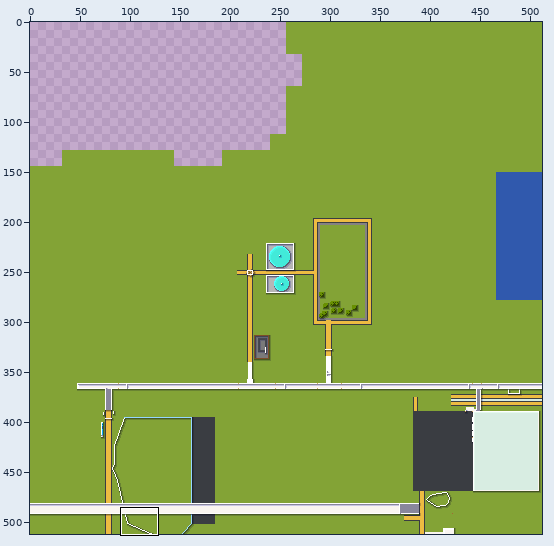
Edited in one commit: sprite sheet (tiles/-4,-2.png). Above, an overview of the earlier version with the close-up marked.
Close-up. Old version:
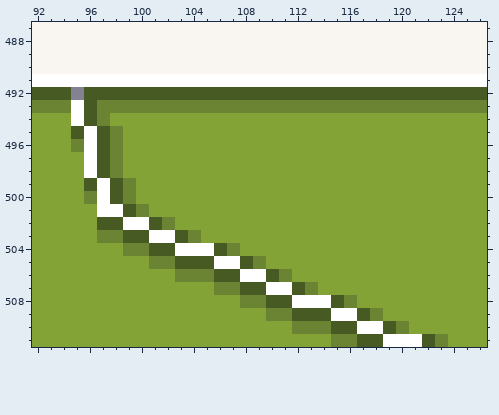
The file is 512x512 pixels. Colours within 5 levels of each other are drawn and written as one. Shown: x 92..126, y 487..511. The commit also changed other parts of the picture, which this record leaves out.
New version:
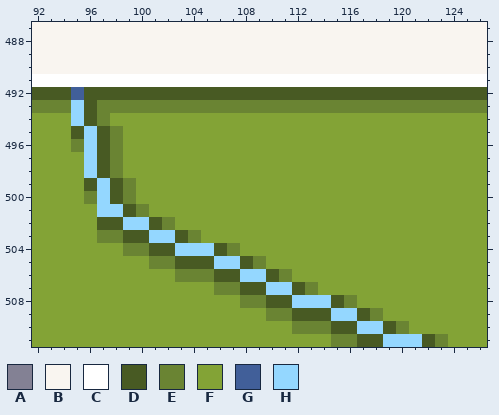
Palette (. is transparent): A #838194  B #f9f5f0  C #ffffff  D #485a23  E #6a8433  F #83a336  G #415f99  H #94d7ff
Changes in this commit:
y 492: x 95 A -> G
y 493..494: x 95 C -> H
y 495..498: x 96 C -> H
y 499..500: x 97 C -> H
y 501: x 97..98 CC -> HH
y 502: x 99..100 CC -> HH
y 503: x 101..102 CC -> HH
y 504: x 103..105 CCC -> HHH
y 505: x 106..107 CC -> HH
y 506: x 108..109 CC -> HH
y 507: x 110..111 CC -> HH
y 508: x 112..114 CCC -> HHH
y 509: x 115..116 CC -> HH
y 510: x 117..118 CC -> HH
y 511: x 119..121 CCC -> HHH
Pixel boxes of the changes (left, top, right, bottom) in both close-ups:
changed: (71, 87, 422, 347)
